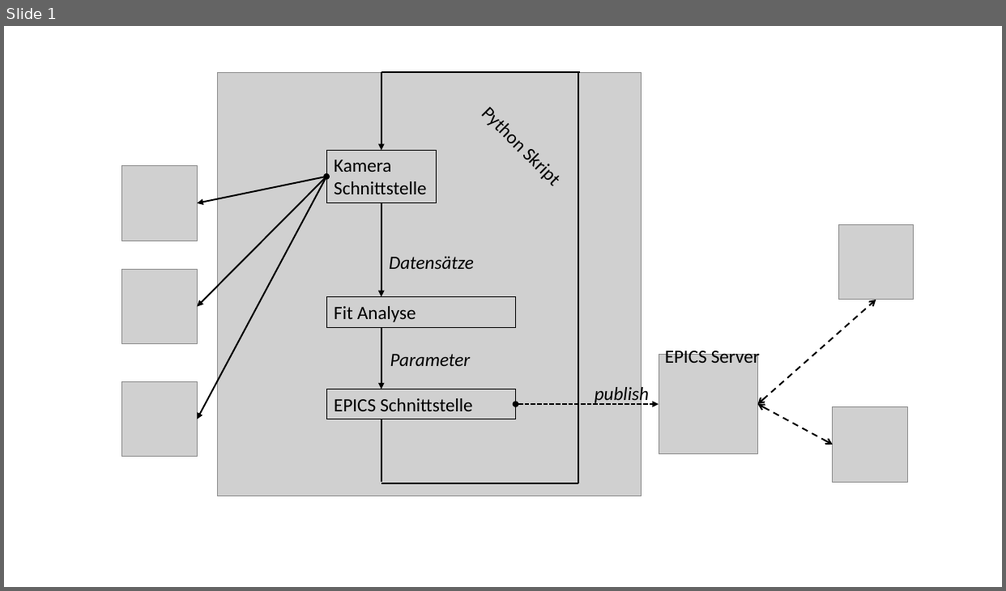
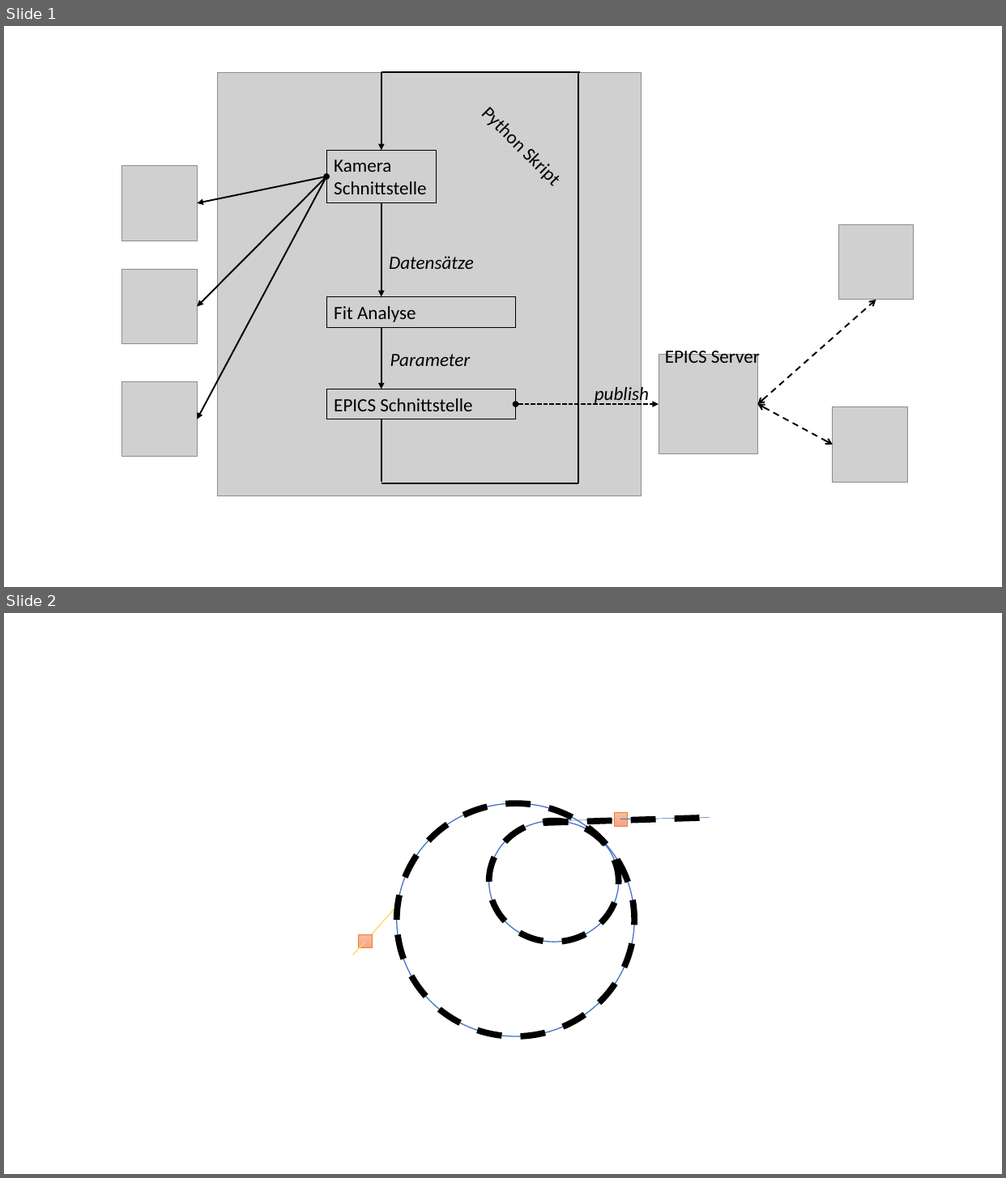
Before and after one commit to claryguru/BA_epics_camera, a slide deck: Dokumentation/erstellte_Abbildungen.pptx. Shown one above the other, each under a label of ours: slide 1 before the commit, slides 1 and 2 after it. The pictures are 1006x591 and 1006x1178 pixels, drawn with LibreOffice and Linux fonts; fonts in the diff are those of the drawing; grey boxes stand for pictures. Boxes give left, top, right and bottom in pixels: in the first picture for what was removed or moved away, otherwise in the second. Text is boxed around its words. In the diff, an @@ line names an element or a change of style, - is before the commit and + after.

```diff
--- a/Dokumentation/erstellte_Abbildungen.pptx
+++ b/Dokumentation/erstellte_Abbildungen.pptx
@@ slide 2 added at <box>4,613,1002,1174</box>, background #FFFFFF @@
@@ ellipse added at <box>397,803,634,1037</box>, outline #4472C4 1 pt @@
@@ ellipse added at <box>397,803,634,1037</box>, outline #000000 6 pt dashed @@
@@ ellipse added at <box>489,821,619,943</box>, outline #4472C4 1 pt @@
@@ ellipse added at <box>489,821,619,943</box>, outline #000000 6 pt dashed @@
@@ line added from (543, 823) to (710, 817), #000000 6 pt dashed @@
@@ line added from (710, 817) to (554, 821), #4472C4 0.5 pt @@
@@ rectangle added at <box>614,812,628,825</box>, fill gradient #F7BDA5 to #F5B196 to #F8A582, outline #ED7D31 0.5 pt @@
@@ line added from (620, 820) to (630, 820), #4472C4 0.5 pt @@
@@ line added from (397, 906) to (360, 948), #FFD966 1 pt @@
@@ line added from (364, 943) to (353, 955), #FFD966 1 pt @@
@@ rectangle added at <box>358,935,372,948</box>, fill gradient #F7BDA5 to #F5B196 to #F8A582, outline #ED7D31 0.5 pt @@
```
Also in this commit, not shown: 8 other files.
